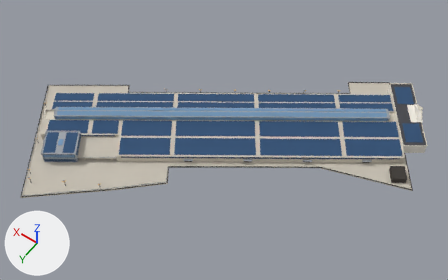
Renders of the glTF model artifacts/pier-15/optimize/pier-15.optimized.glb from each side of a commit.
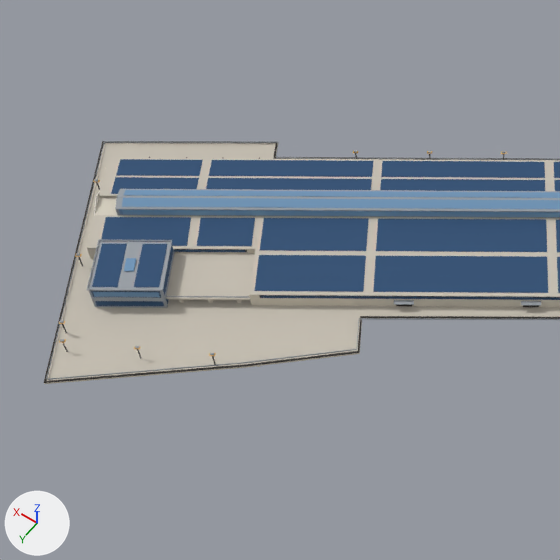
Each version is shown whole from a camera (50 mm lens) standing at (-158.0, 207.0, 327.0) and looking at (-11.0, 1.0, 4.0), then close up on the part from 0% to 58% of the width and 7% to 100% of the height. The lights are fixed; the arrows at lower left show +X, +Y and +Z. The older version's two pictures come first. Vertices at exactly the same position are counted once.

Before the edit, the objects in view are built like this:
```python
ob_grp_toy_conc = bpy.data.objects.new('grp_Toy_conc', me_mesh_2)
ob_grp_toy_conc.location = (0.0, 0.0, 0.0)
ob_grp_toy_glass = bpy.data.objects.new('grp_Toy_glass', me_mesh_4)
ob_grp_toy_glass.location = (0.0, 0.0, 0.0)
ob_grp_toy_glass_glow = bpy.data.objects.new('grp_Toy_glass_Glow', me_mesh_5)
ob_grp_toy_glass_glow.location = (0.0, 0.0, 0.0)
ob_grp_toy_glassl = bpy.data.objects.new('grp_Toy_glassl', me_mesh_6)
ob_grp_toy_glassl.location = (0.0, 0.0, 0.0)
ob_grp_toy_glassl_glow = bpy.data.objects.new('grp_Toy_glassl_Glow', me_mesh_7)
ob_grp_toy_glassl_glow.location = (0.0, 0.0, 0.0)
ob_grp_toy_ink = bpy.data.objects.new('grp_Toy_ink', me_mesh_8)
ob_grp_toy_ink.location = (0.0, 0.0, 0.0)
ob_grp_toy_steel = bpy.data.objects.new('grp_Toy_steel', me_mesh_9)
ob_grp_toy_steel.location = (0.0, 0.0, 0.0)
ob_grp_toy_stone = bpy.data.objects.new('grp_Toy_stone', me_mesh_10)
ob_grp_toy_stone.location = (0.0, 0.0, 0.0)
```
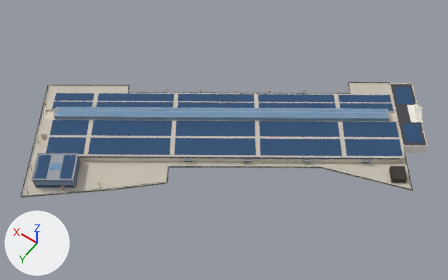
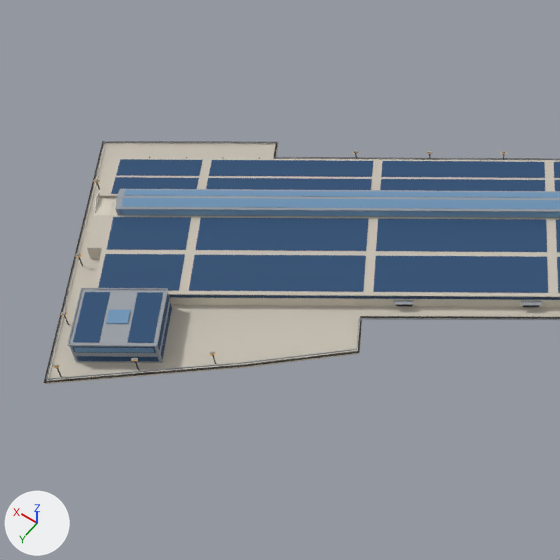
What changed in the scene script:
```text
Change me_mesh_2:
    remove me_mesh_2.from_pydata(...)  # 174 vertices, 328 faces; spans x -129.0..119.0, y -110.0..109.0, z 3.0..10.0
    add me_mesh_2.from_pydata(...)  # 150 vertices, 284 faces; spans x -129.0..119.0, y -110.0..109.0, z 3.0..10.0
    me_mesh_2 part 1: the loose piece of 24 vertices spanning x 35.0..65.0, y 40.0..69.0, z 6.0 is deleted
    me_mesh_2 part 2: 24 vertices moved from x 35.0..52.0, y 30.0..54.0, z 8.0..10.0 to x 73.0..90.0, y 57.0..81.0, z 8.0..10.0
Change me_mesh_4:
    remove me_mesh_4.from_pydata(...)  # 444 vertices, 720 faces; spans x -122.0..106.0, y -109.0..82.0, z 4.0..12.0
    add me_mesh_4.from_pydata(...)  # 436 vertices, 708 faces; spans x -122.0..106.0, y -109.0..99.0, z 4.0..12.0
    me_mesh_4 part 3: the loose piece of 8 vertices spanning x 55.0..72.0, y 70.0..82.0, z 4.0..6.0 is scaled about its middle by (1.16, 1.16, 1), then moved by (-11.0, 16.0, 0.0)
    me_mesh_4 part 4: the loose piece of 8 vertices spanning x 55.0..72.0, y 70.0..82.0, z 8.0..11.0 is scaled about its middle by (1.16, 1.16, 1), then moved by (-11.0, 16.0, 0.0)
    me_mesh_4 part 5: the loose piece of 8 vertices spanning x 55.0..65.0, y 55.0..69.0, z 4.0..6.0 is moved by (-12.0, 15.0, 0.0)
    me_mesh_4 part 6: the loose piece of 8 vertices spanning x 55.0..65.0, y 55.0..69.0, z 8.0..11.0 is moved by (-12.0, 15.0, 0.0)
    me_mesh_4 part 7: the loose piece of 24 vertices spanning x 56.0..72.0, y 56.0..74.0, z 12.0 is moved by (-12.0, 15.0, 0.0)
    me_mesh_4 part 8: the loose piece of 24 vertices spanning x 66.0..82.0, y 63.0..81.0, z 12.0 is moved by (-9.0, 17.0, 0.0)
    me_mesh_4 part 9: 14 vertices moved from x 32.0..90.0, y 42.0..67.0, z 7.0..10.0 to x 50.0..88.0, y 53.0..79.0, z 7.0..10.0; 18 vertices removed from x 43.0..84.0, y 30.0..68.0, z 7.0..10.0; 10 vertices added at x 53.0..80.0, y 52.0..79.0, z 9.0
    other edits to the shape of me_mesh_4 do not show in these pictures
Change me_mesh_5:
    remove me_mesh_5.from_pydata(...)  # 24 vertices, 36 faces; spans x -117.0..72.0, y -101.0..82.0, z 8.0..11.0
    add me_mesh_5.from_pydata(...)  # 24 vertices, 36 faces; spans x -117.0..62.0, y -101.0..99.0, z 8.0..11.0
    me_mesh_5 part 10: the loose piece of 8 vertices spanning x 56.0..72.0, y 71.0..82.0, z 9.0..11.0 is scaled about its middle by (1.17, 1.17, 1), then moved by (-11.0, 16.0, 0.0)
Change me_mesh_6:
    remove me_mesh_6.from_pydata(...)  # 56 vertices, 92 faces; spans x -93.0..92.0, y -78.0..71.0, z 10.0..14.0
    add me_mesh_6.from_pydata(...)  # 56 vertices, 92 faces; spans x -93.0..92.0, y -78.0..88.0, z 10.0..14.0
    me_mesh_6 part 11: all 12 vertices in x 69.0..72.0, y 67.0..71.0, z 12.0 are moved by (-9.0, 17.0, 0.0)
    other edits to the shape of me_mesh_6 do not show in these pictures
Change me_mesh_8:
    remove me_mesh_8.from_pydata(...)  # 1780 vertices, 3316 faces; spans x -130.0..120.0, y -110.0..110.0, z 3.0..13.0
    add me_mesh_8.from_pydata(...)  # 1764 vertices, 3288 faces; spans x -130.0..120.0, y -110.0..110.0, z 3.0..13.0
    me_mesh_8 part 12: the loose piece of 16 vertices spanning x 47.0..85.0, y 42.0..68.0, z 7.0..8.0 is deleted
    me_mesh_8 part 13: 8 vertices moved from x 32.0, y 53.0, z 7.0..8.0 to x 71.0, y 80.0, z 7.0..8.0; 17 vertices removed from x 29.0, y 77.0, z 3.0..9.0; 17 vertices added at x 29.0..30.0, y 76.0..77.0, z 3.0..9.0
    other edits to the shape of me_mesh_8 do not show in these pictures
Change me_mesh_9:
    remove me_mesh_9.from_pydata(...)  # 846 vertices, 1556 faces; spans x -110.0..119.0, y -92.0..109.0, z 3.0..14.0
    add me_mesh_9.from_pydata(...)  # 798 vertices, 1472 faces; spans x -110.0..119.0, y -92.0..109.0, z 3.0..14.0
    me_mesh_9 part 14: the loose piece of 64 vertices spanning x 54.0..84.0, y 54.0..83.0, z 12.0 is scaled about its middle by (1.13, 1.11, 0.694), then moved by (-11.0, 16.0, 0.0)
    me_mesh_9 part 15: the loose piece of 16 vertices spanning x 35.0..55.0, y 54.0..69.0, z 7.0..8.0 is deleted
    me_mesh_9 part 16: 107 vertices moved from x 48.0..83.0, y 55.0..99.0, z 3.0..12.0 to x 42.0..75.0, y 69.0..106.0, z 3.0..12.0; 28 vertices removed from x 29.0..83.0, y 55.0..82.0, z 3.0..12.0; 28 vertices added at x 29.0..74.0, y 69.0..100.0, z 3.0..12.0
    other edits to the shape of me_mesh_9 do not show in these pictures
Change me_mesh_10:
    remove me_mesh_10.from_pydata(...)  # 1834 vertices, 3148 faces; spans x -130.0..120.0, y -111.0..110.0, z 0.0..16.0
    add me_mesh_10.from_pydata(...)  # 1762 vertices, 3016 faces; spans x -130.0..120.0, y -111.0..110.0, z 0.0..16.0
    me_mesh_10 part 17: 24 vertices moved from x 35.0..66.0, y 10.0..54.0, z 3.0..8.0 to x 73.0..104.0, y 37.0..81.0, z 3.0..8.0
    other edits to the shape of me_mesh_10 do not show in these pictures
```

Changed parts and their boxes [x1, y1, x2, y2] in the close-ups (560 x 560 px; the box of a moved part takes in the faces that stretch with it):
'grp_Toy_glass', reshaped: before [91, 159, 560, 306]; after [72, 159, 560, 362]
part 1 of me_mesh_2, deleted: before [166, 253, 255, 300]
part 2 of me_mesh_2, moved or reshaped: [87, 215, 560, 297] in both
part 3 of me_mesh_4, moved or reshaped: before [95, 301, 164, 306]; after [76, 356, 159, 362]
part 4 of me_mesh_4, moved or reshaped: before [91, 291, 161, 298]; after [72, 347, 156, 353]
part 5 of me_mesh_4, moved or reshaped (not visible before): after [161, 303, 172, 359]
part 6 of me_mesh_4, moved or reshaped: before [163, 246, 173, 295]; after [158, 294, 169, 350]
part 7 of me_mesh_4, moved or reshaped: before [134, 244, 167, 287]; after [127, 292, 163, 343]
part 8 of me_mesh_4, moved or reshaped: before [92, 244, 127, 287]; after [73, 292, 110, 342]
part 9 of me_mesh_4, moved or reshaped: before [102, 217, 560, 300]; after [98, 217, 560, 300]
part 10 of me_mesh_5, moved or reshaped: before [93, 292, 160, 297]; after [74, 347, 154, 353]
part 11 of me_mesh_6, moved or reshaped: before [124, 258, 136, 271]; after [106, 310, 130, 324]
part 12 of me_mesh_8, deleted: before [97, 249, 247, 252]
part 13 of me_mesh_8, moved or reshaped: before [212, 295, 560, 365]; after [177, 295, 560, 364]
part 14 of me_mesh_9, moved or reshaped: before [87, 239, 172, 291]; after [67, 288, 168, 347]
part 15 of me_mesh_9, deleted: before [166, 296, 250, 298]
part 16 of me_mesh_9, moved or reshaped: before [59, 241, 214, 355]; after [54, 290, 215, 367]
part 17 of me_mesh_10, moved or reshaped: [87, 214, 263, 305] in both
